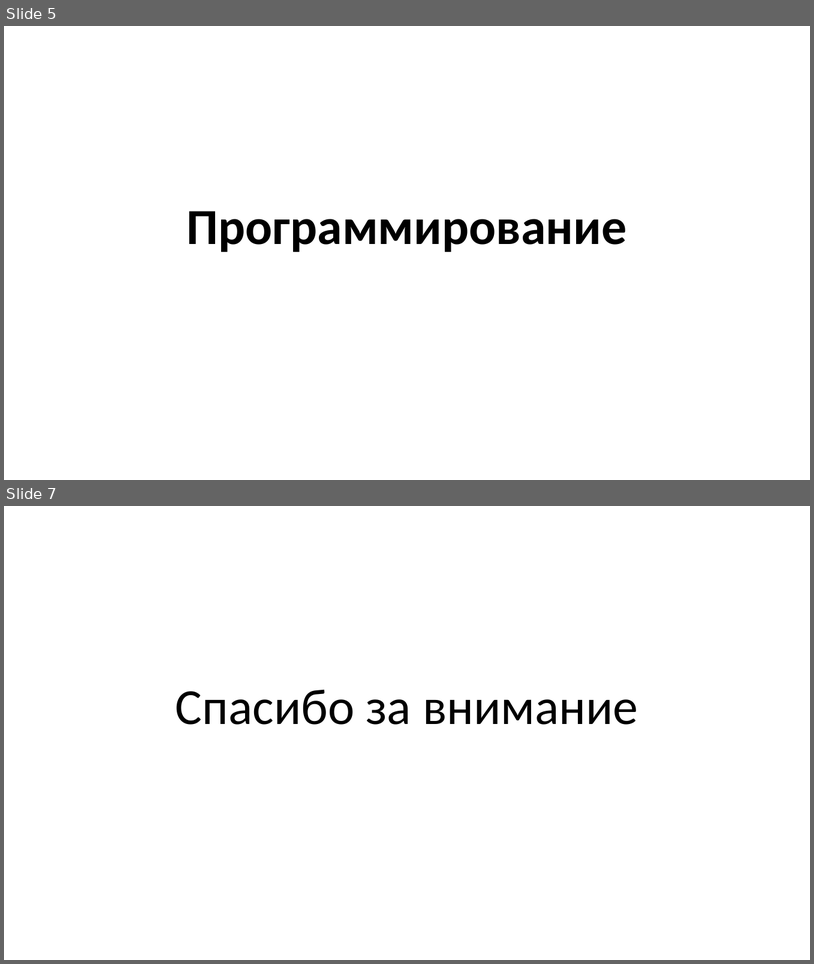
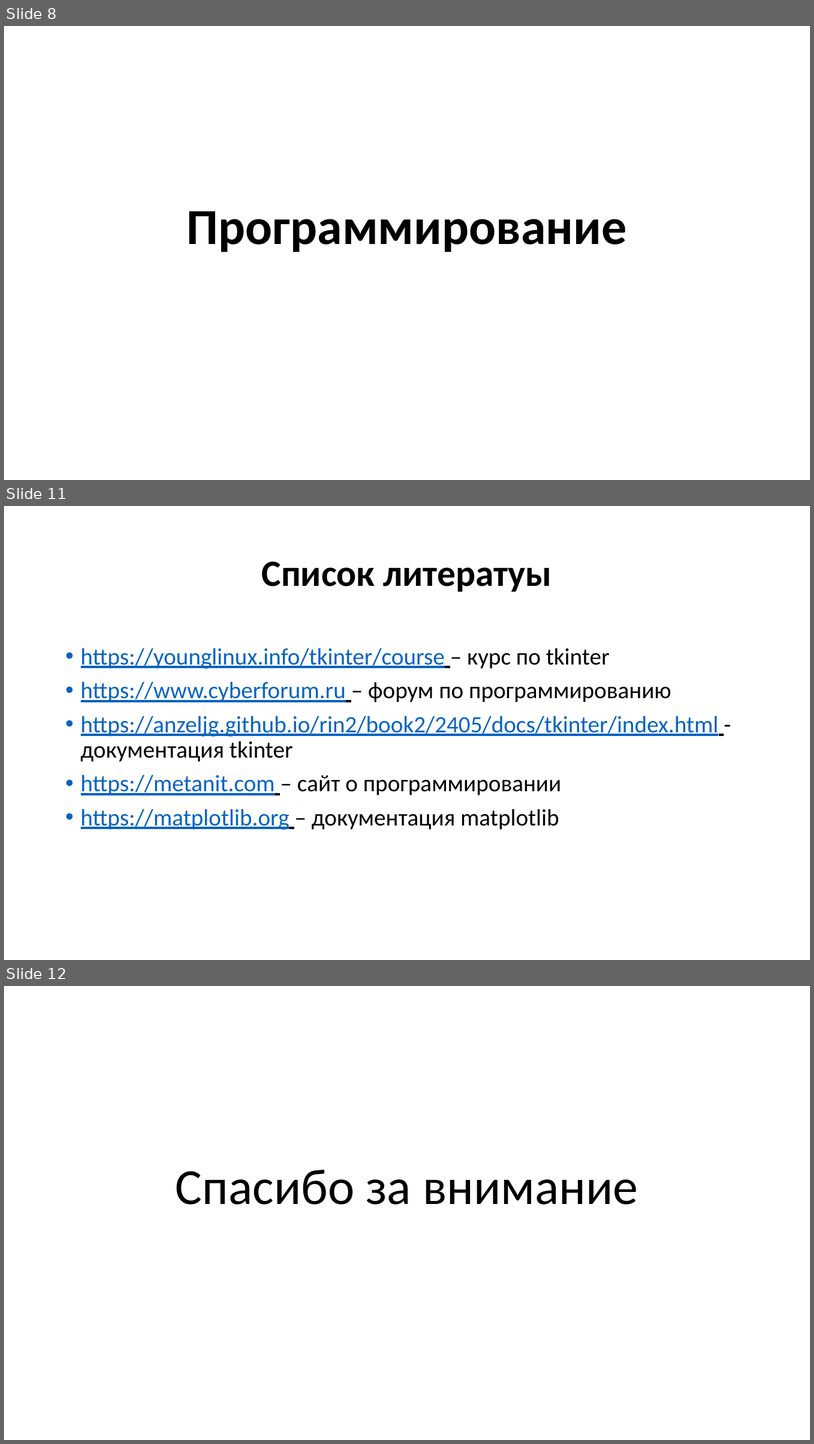
Before and after one commit to cherenuk/modeling, a slide deck: info/Моделирование.pptx. Shown one above the other, each under a label of ours: slides 5 and 7 before the commit, slides 8, 11 and 12 after it; the slides between them are not shown. The pictures are 814x964 and 814x1444 pixels, drawn with LibreOffice and Linux fonts; fonts in the diff are those of the drawing; background and template pictures are left out. Boxes give left, top, right and bottom in pixels: in the first picture for what was removed or moved away, otherwise in the second. Text is boxed around its words. In the diff, an @@ line names an element or a change of style, - is before the commit and + after.

```diff
--- a/info/Моделирование.pptx
+++ b/info/Моделирование.pptx
@@ slide 11 added at [4,506,810,960], background picture (left out) @@
@@ title added at [261,561,552,592], 44 pt, text #000000, bold @@
+Список литератуы
@@ text added at [81,648,719,829], 28 pt, text #0563C1, underline @@
+• https://younglinux.info/tkinter/course – курс по tkinter
+• https://www.cyberforum.ru – форум по программированию
+• https://anzeljg.github.io/rin2/book2/2405/docs/tkinter/index.html - документация tkinter
+• https://metanit.com – сайт о программировании
+• https://matplotlib.org – документация matplotlib
@@ what was slide 5 is now slide 8 @@
@@ what was slide 7 is now slide 12 @@
```
Also in this commit, not shown: 6 other slides added, 2 slides removed.
